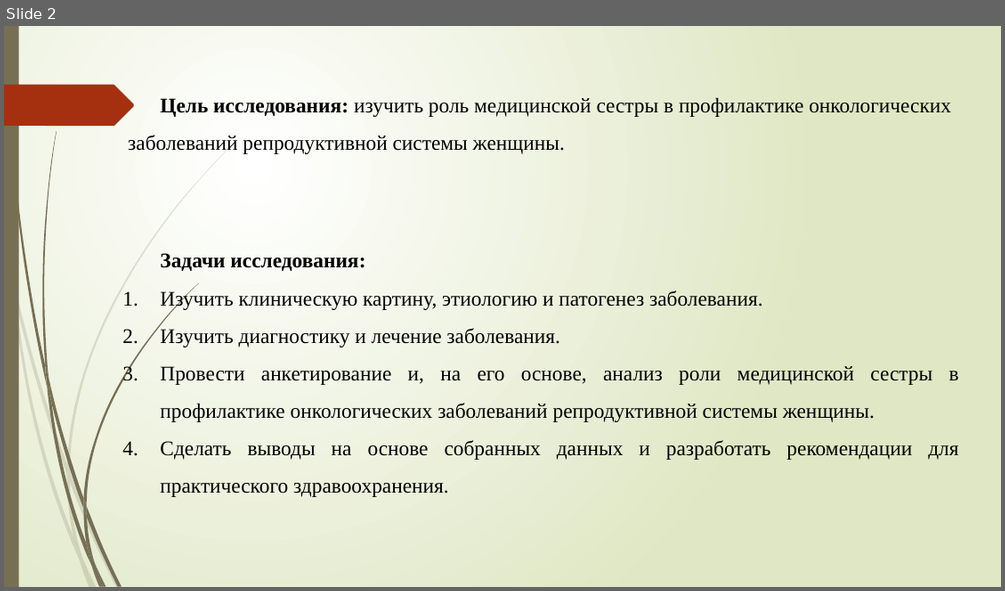
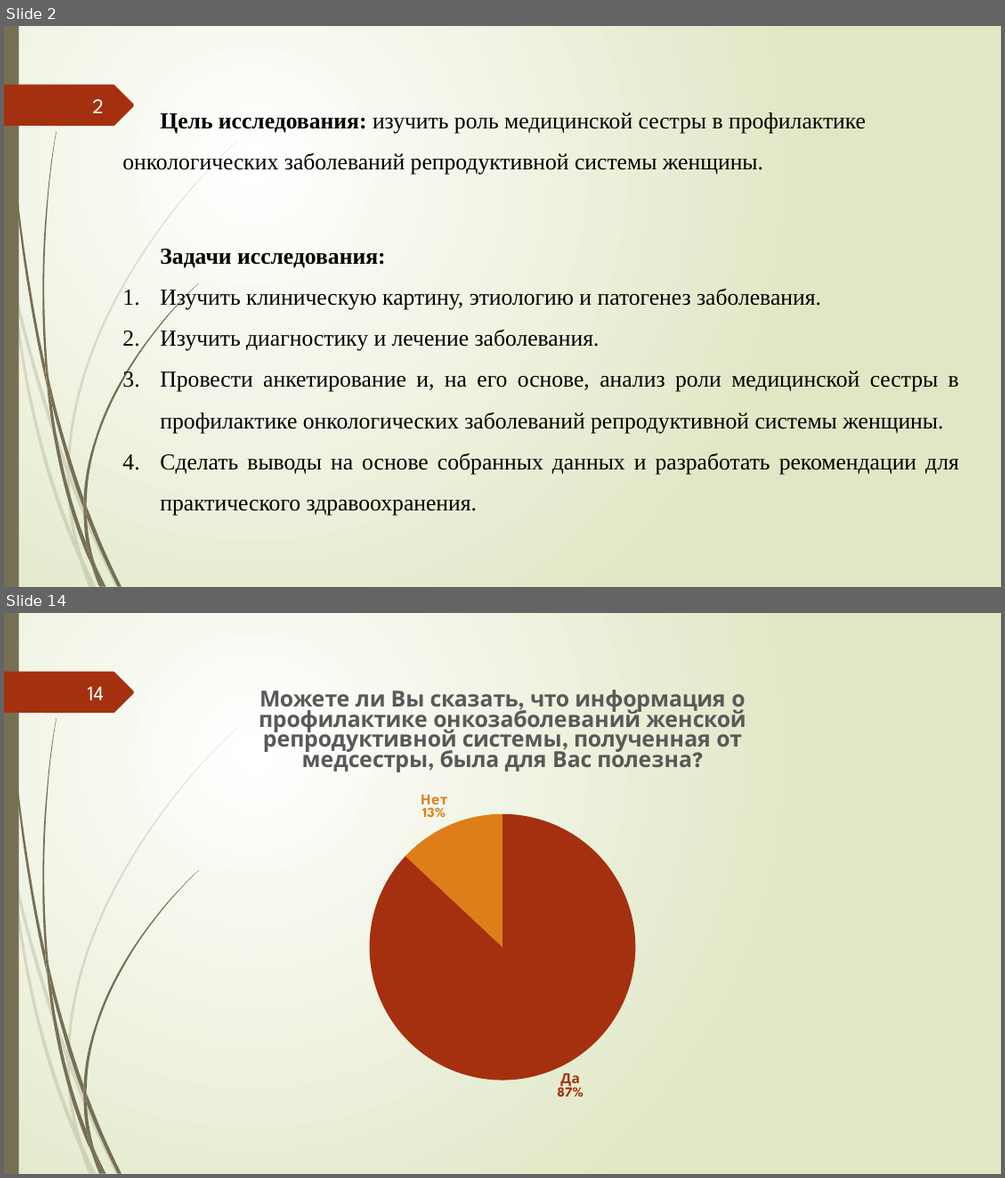
Before and after one commit to cottarius/kate-kurs, a slide deck: ProkopenkoES.pptx. Shown one above the other, each under a label of ours: slide 2 before the commit, slides 2 and 14 after it; the slides between them are not shown. The pictures are 1005x591 and 1005x1178 pixels, drawn with LibreOffice and Linux fonts; fonts in the diff are those of the drawing. Boxes give left, top, right and bottom in pixels: in the first picture for what was removed or moved away, otherwise in the second. Text is boxed around its words. In the diff, an @@ line names an element or a change of style, - is before the commit and + after.

```diff
--- a/ProkopenkoES.pptx
+++ b/ProkopenkoES.pptx
@@ slide 14 added at (4, 613, 1001, 1174), background gradient #FFFFFF to #DFE8C4; not listed: 24 template elements that a slide beside it also shows @@
@@ page number added at (88, 686, 104, 700), 20 pt, text #FEFFFF @@
+14
@@ pie chart added at (170, 672, 834, 1116) @@
+title "Можете ли Вы сказать, что информация о профилактике онкозаболеваний женской репродуктивной системы, полученная от медсес"
+categories: Да, Нет
+Можете ли Вы сказать, что информация о профилактике онкозаболеваний женской репродуктивной системы, полученная от медсес: 87, 13
@@ slide 2 changed as well @@
@@ page number added at (92, 99, 104, 113), 20 pt, text #FEFFFF @@
+2
@@ text at (122, 112, 866, 174): text changed; size 20 to 22 pt @@
-Цель исследования: изучить роль медицинской сестры в профилактике онкологических
-заболеваний репродуктивной системы женщины.
+Цель исследования: изучить роль медицинской сестры в профилактике онкологических заболеваний репродуктивной системы женщины.
@@ text "Задачи исследования:" at (160, 248, 959, 516): size 20 to 22 pt @@
```
Also in this commit, not shown: 14 other slides added, 2 other files.
